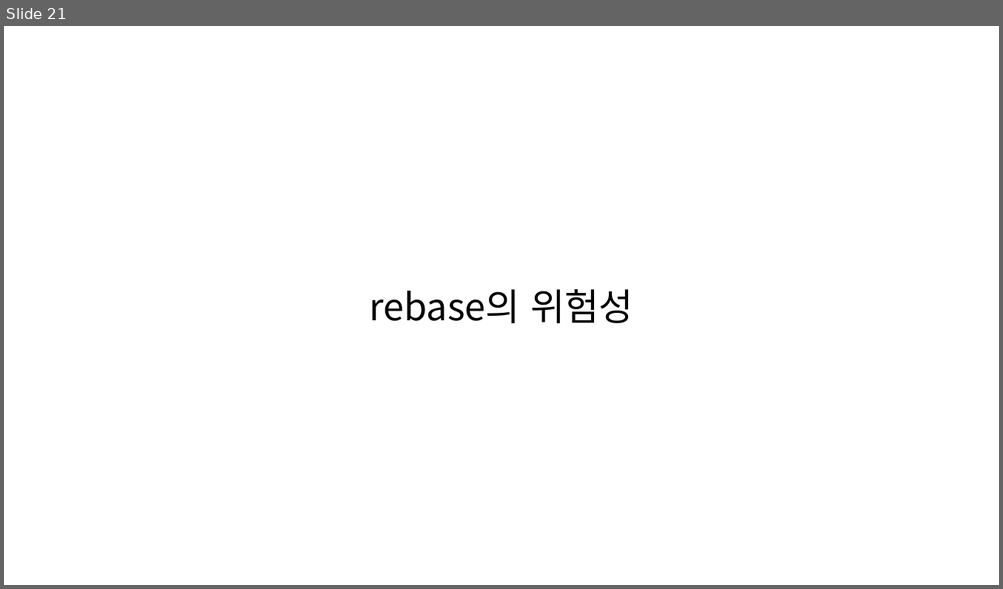
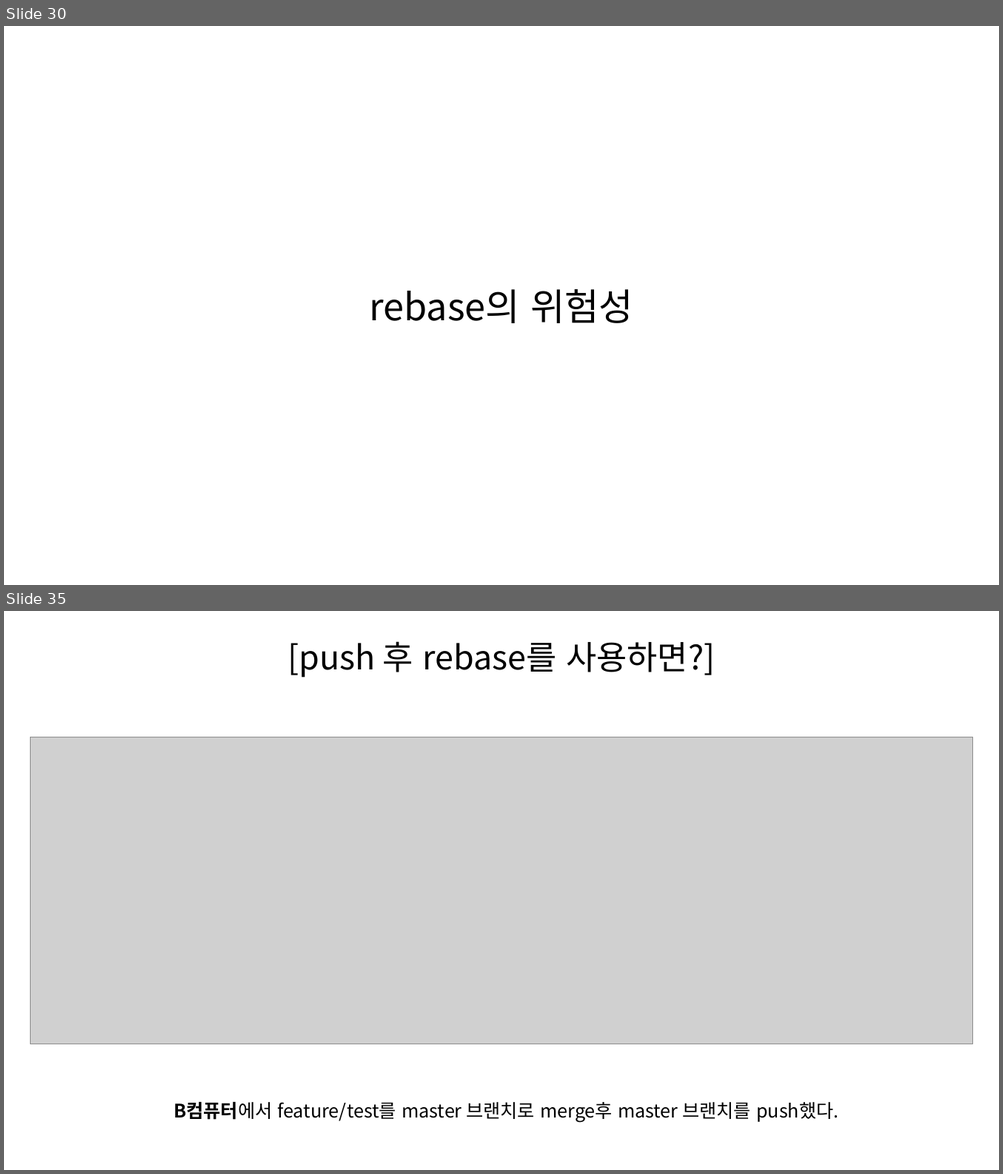
Before and after one commit to SeungHeeNoh/study_well, a slide deck: docs/9. rebase.pptx. Shown one above the other, each under a label of ours: slide 21 before the commit, slides 30 and 35 after it; the slides between them are not shown. The pictures are 1003x589 and 1003x1174 pixels, drawn with LibreOffice and Linux fonts; fonts in the diff are those of the drawing; grey boxes stand for pictures. Boxes give left, top, right and bottom in pixels: in the first picture for what was removed or moved away, otherwise in the second. Text is boxed around its words. In the diff, an @@ line names an element or a change of style, - is before the commit and + after.

```diff
--- a/docs/9. rebase.pptx
+++ b/docs/9. rebase.pptx
@@ slide 35 added at (x1=4, y1=611, x2=999, y2=1170), background #FFFFFF @@
@@ text added at (x1=287, y1=641, x2=715, y2=678), 32 pt, text #000000 @@
+[push 후 rebase를 사용하면?]
@@ picture added at (x1=31, y1=737, x2=973, y2=1045) @@
@@ text added at (x1=173, y1=1102, x2=838, y2=1122), 18 pt, text #000000 @@
+B컴퓨터에서 feature/test를 master 브랜치로 merge후 master 브랜치를 push했다.
@@ what was slide 21 is now slide 30 @@
```
Also in this commit, not shown: 6 slides changed, 29 other slides added.
